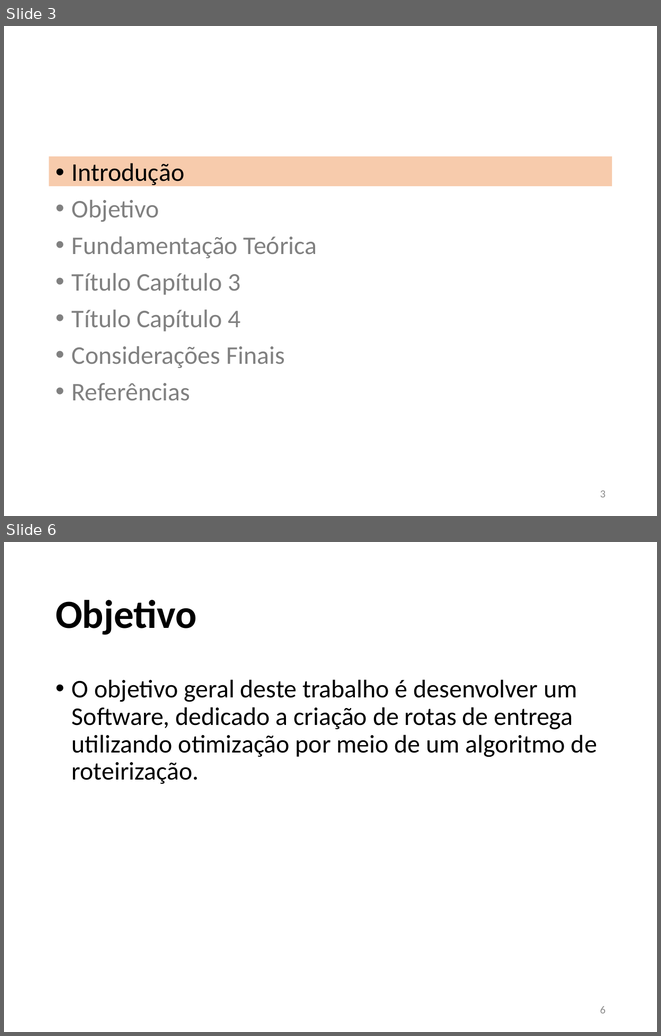
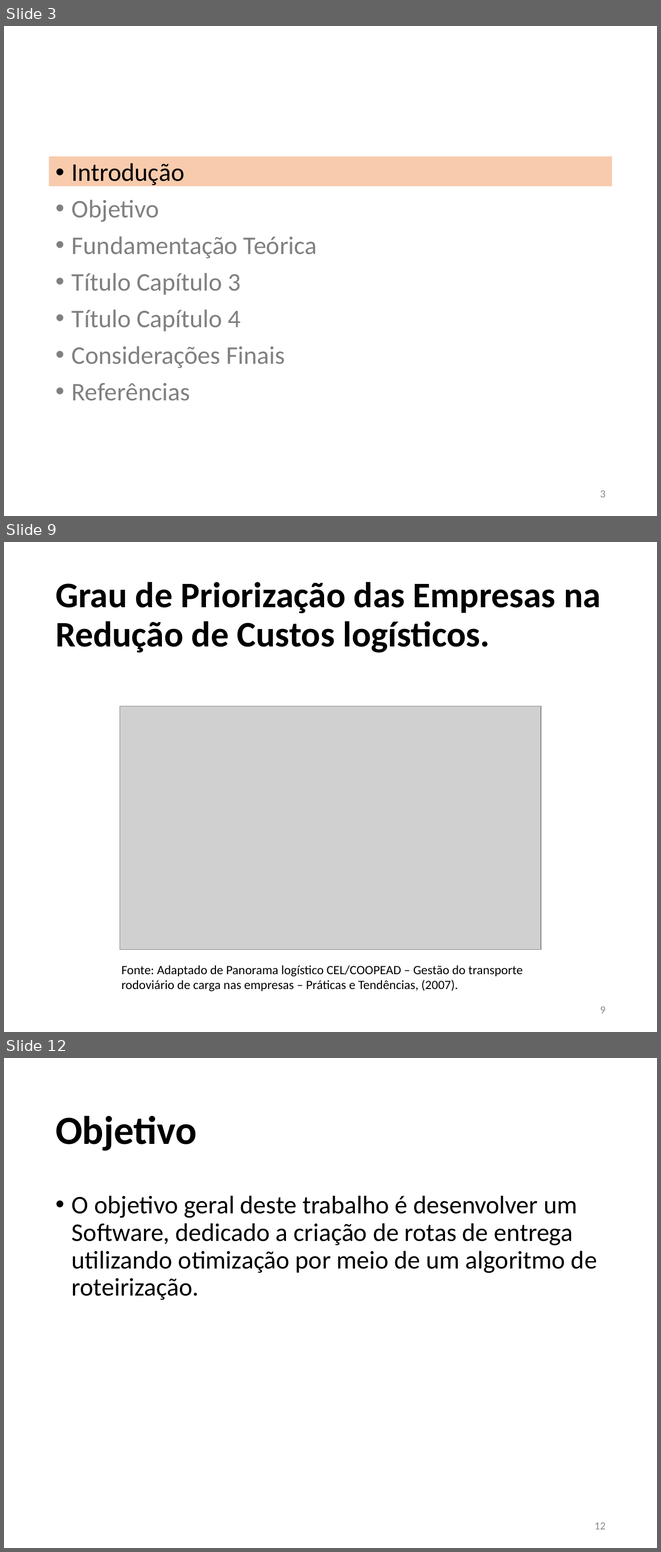
Before and after one commit to JoaoVFG/documentacaoTG, a slide deck: APRESENTAÇÃO JOAO VITOR.pptx. Shown one above the other, each under a label of ours: slides 3 and 6 before the commit, slides 3, 9 and 12 after it; the slides between them are not shown. The pictures are 661x1036 and 661x1552 pixels, drawn with LibreOffice and Linux fonts; fonts in the diff are those of the drawing; grey boxes stand for pictures. Boxes give left, top, right and bottom in pixels: in the first picture for what was removed or moved away, otherwise in the second. Text is boxed around its words. In the diff, an @@ line names an element or a change of style, - is before the commit and + after.

```diff
--- a/APRESENTAÇÃO JOAO VITOR.pptx
+++ b/APRESENTAÇÃO JOAO VITOR.pptx
@@ slide 9 added at [4,542,657,1032], background #FFFFFF @@
@@ title added at [55,582,601,653], 39.6 pt, text #000000, bold @@
+Grau de Priorização das Empresas na Redução de Custos logísticos.
@@ picture added at [120,706,541,950] @@
@@ text added at [122,965,523,991], 14 pt, text #000000 @@
+Fonte: Adaptado de Panorama logístico CEL/COOPEAD – Gestão do transporte rodoviário de carga nas empresas – Práticas e Tendências, (2007).
@@ page number added at [600,1006,606,1013], 12 pt, text #8C8C8C @@
+9
@@ what was slide 6 is now slide 12 @@
@@ page number at [594,1522,606,1529]: text changed @@
-6
+12
```
Also in this commit, not shown: 10 slides changed, 11 other slides added, 3 slides removed, 1 other file.
